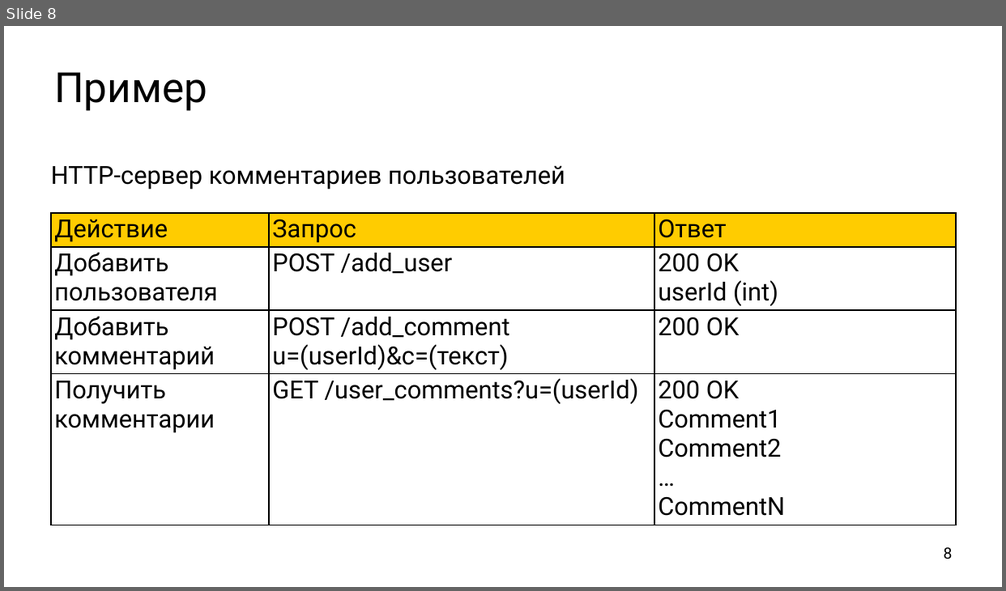
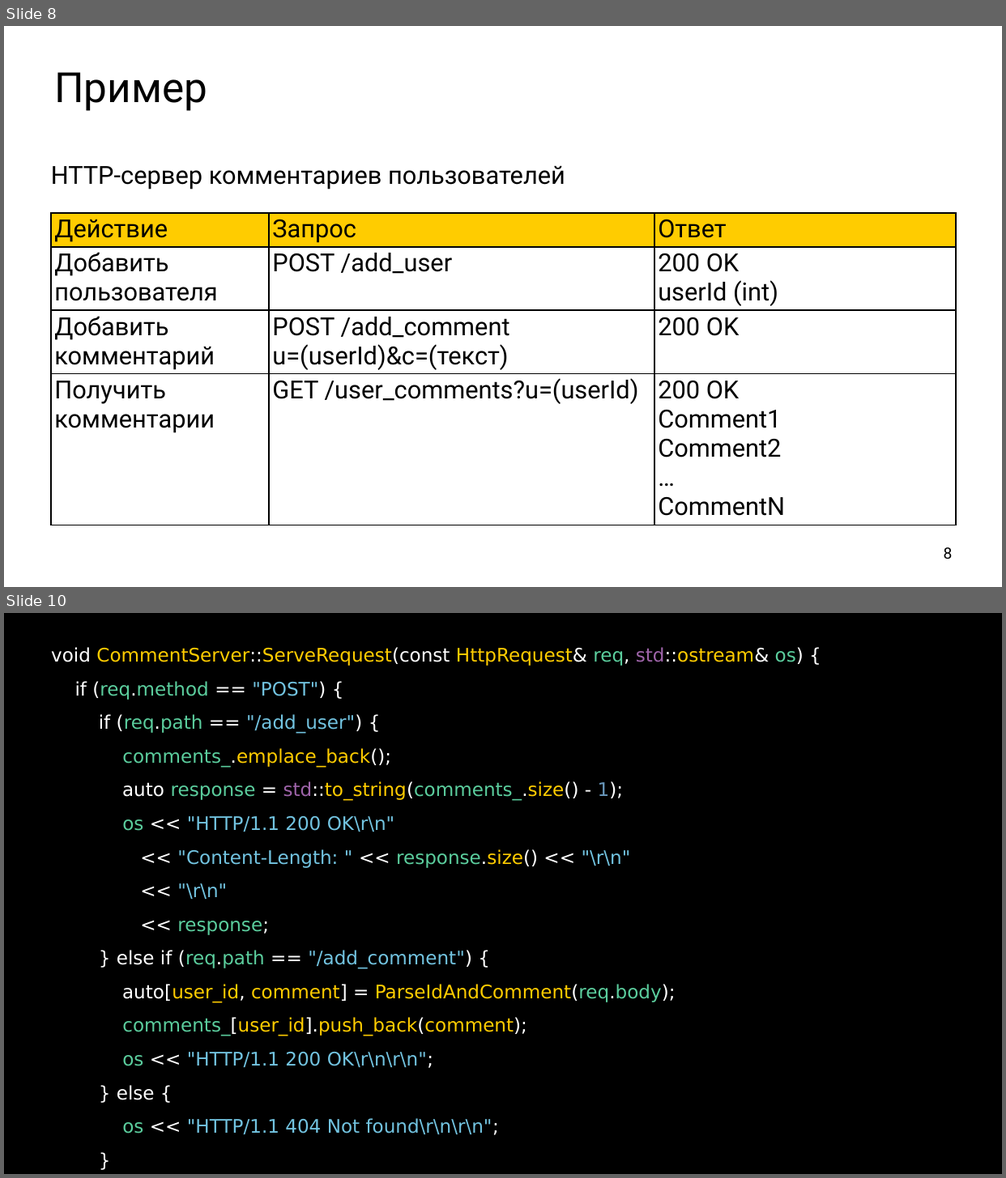
Before and after one commit to ishfb/secr2017, a slide deck: slides.pptx. Shown one above the other, each under a label of ours: slide 8 before the commit, slides 8 and 10 after it; the slides between them are not shown. The pictures are 1006x591 and 1006x1178 pixels, drawn with LibreOffice and Linux fonts; fonts in the diff are those of the drawing. Boxes give left, top, right and bottom in pixels: in the first picture for what was removed or moved away, otherwise in the second. Text is boxed around its words. In the diff, an @@ line names an element or a change of style, - is before the commit and + after.

```diff
--- a/slides.pptx
+++ b/slides.pptx
@@ slide 10 added at box(4, 613, 1002, 1174), background #FFFFFF @@
@@ text added at box(4, 613, 1002, 1174), fill #000000, 36 pt, text #72C3E0 @@
+void CommentServer::ServeRequest(const HttpRequest& req, std::ostream& os) {
+if (req.method == "POST") {
+if (req.path == "/add_user") {
+comments_.emplace_back();
+auto response = std::to_string(comments_.size() - 1);
+os << "HTTP/1.1 200 OK\r\n"
+<< "Content-Length: " << response.size() << "\r\n"
+<< "\r\n"
+<< response;
+} else if (req.path == "/add_comment") {
+auto[user_id, comment] = ParseIdAndComment(req.body);
+comments_[user_id].push_back(comment);
+os << "HTTP/1.1 200 OK\r\n\r\n";
+} else {
+os << "HTTP/1.1 404 Not found\r\n\r\n";
+}
```
Also in this commit, not shown: 8 other slides added.
